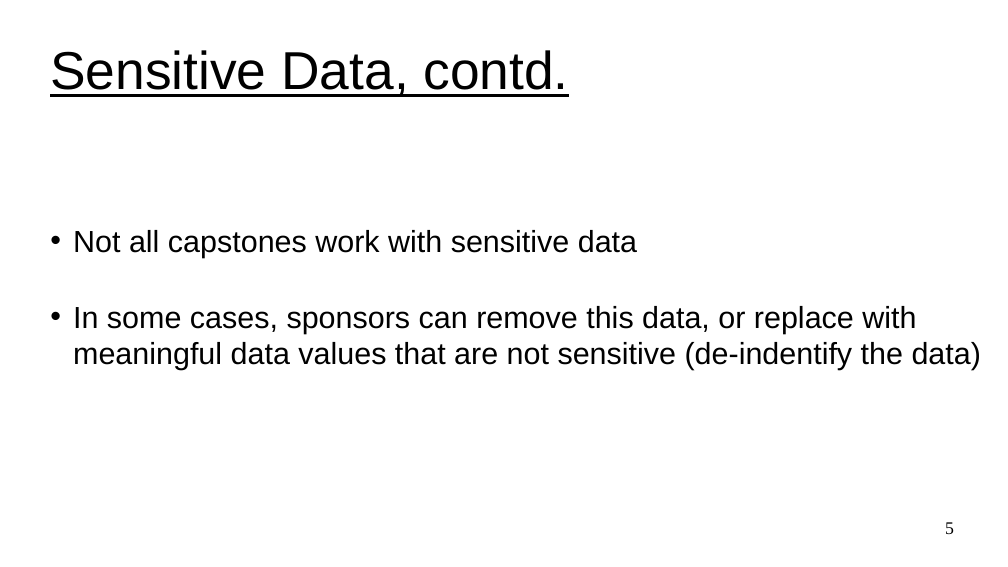
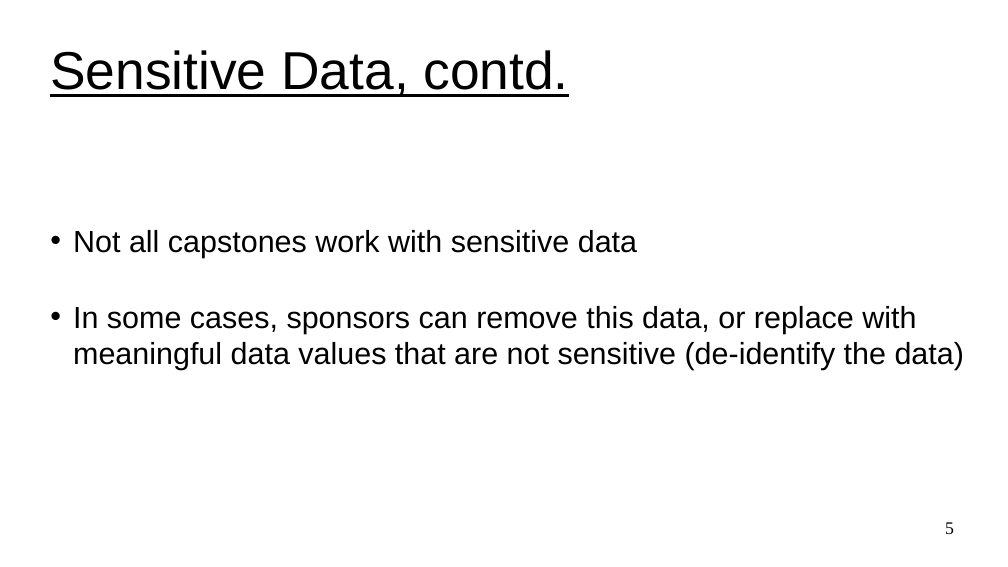
Before and after one commit to UVADS/ds6011, a slide deck: slide 5 of 10_computing_options.pptx. Drawn at 1008x567 pixels with LibreOffice and Linux fonts; fonts in the diff are those of the drawing. Boxes give left, top, right and bottom in pixels: in the first picture for what was removed or moved away, otherwise in the second. Text is boxed around its words. In the diff, an @@ line names an element or a change of style, - is before the commit and + after.

Commit message:
updated sensitive data options

```diff
--- a/10_computing_options.pptx
+++ b/10_computing_options.pptx
@@ subtitle at (73,306,964,370): text changed @@
-• In some cases, sponsors can remove this data, or replace with meaningful data values that are not sensitive (de-indentify the data)
+• In some cases, sponsors can remove this data, or replace with meaningful data values that are not sensitive (de-identify the data)
```
Also in this commit, not shown: 6 other slides changed, 1 other file.
